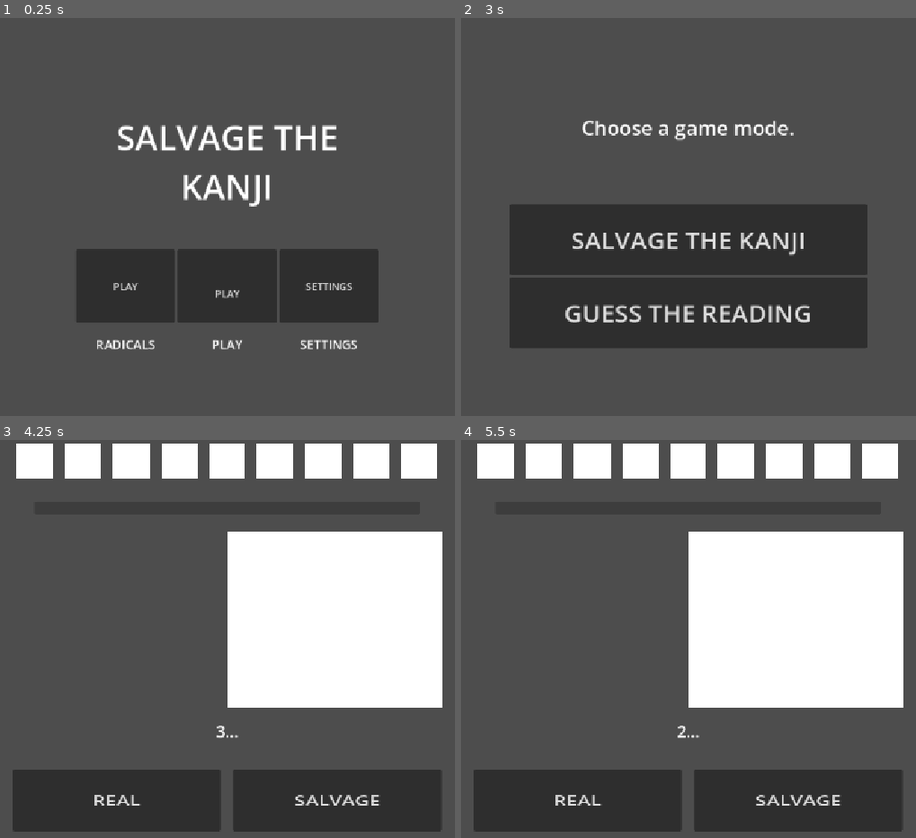
Above: before the commit, frames 1-4 (two rows, left to right).
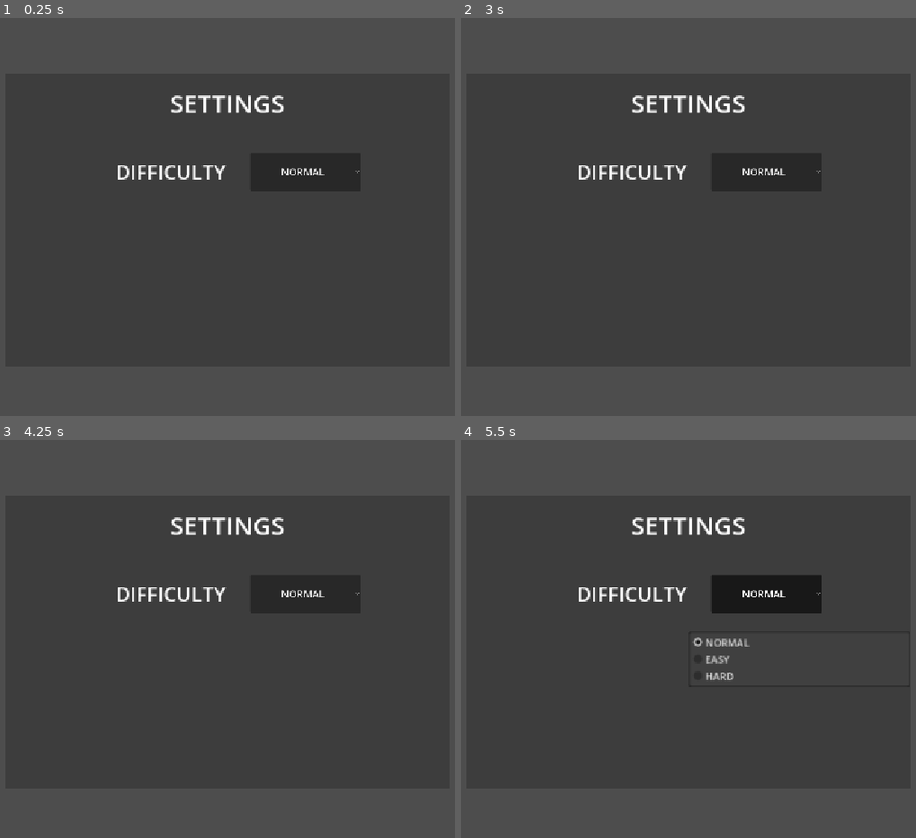
Above: after the commit, the same moments.

Repository: LeYohan-rgb/salvage_the_kanji
Game: Godot game, scene res://Scenes/initial_screen.tscn
Same seed, same stepped clock (60 frames per second), same inputs: the game is played once before the commit and once after it.
Inputs (mouse positions are in pixels of both pictures, inside the frame that each line leads up to):
- Up to frame 1 (0.25 s): no input
- Up to frame 2 (3 s): click "SETTINGS" at 0.5 s; click "PLAY" at 1.25 s; click "PLAY" at 2 s; click "PLAY" at 2.75 s
- Up to frame 3 (4.25 s): click (227, 662) at 3.5 s, where only the run before the commit has a clickable "SALVAGE THE KANJI"
- Up to frame 4 (5.5 s): click (688, 706) at 4.25 s, where only the run after the commit has a clickable "PLAY"; click (797, 595) at 5 s, where only the run after the commit has a clickable "NORMAL"

The runs differ from the first frame. In frame 1, 6.1% of the frame differs, in the area x 21-80%, y 19-84%; in frame 2, 6.2%; in frame 3, 38%, in the area x 2-98%, y 0-99%; in frame 4, 38%.

Commit message:
Added settings menu

Diff:
--- a/Scenes/initial_screen.tscn
+++ b/Scenes/initial_screen.tscn
@@ -133,4 +133,99 @@
 layout_mode = 2
 size_flags_horizontal = 3
 
+[node name="Control" type="Control" parent="." unique_id=909876103]
+layout_mode = 1
+anchors_preset = 8
+anchor_left = 0.5
+anchor_top = 0.5
+anchor_right = 0.5
+anchor_bottom = 0.5
+offset_left = -355.75
+offset_top = -234.0
+offset_right = 355.75
+offset_bottom = 234.0
+grow_horizontal = 2
+grow_vertical = 2
+
+[node name="ColorRect" type="ColorRect" parent="Control" unique_id=618512681]
+layout_mode = 1
+anchors_preset = 15
+anchor_right = 1.0
+anchor_bottom = 1.0
+grow_horizontal = 2
+grow_vertical = 2
+color = Color(0.24115604, 0.24115604, 0.24115604, 1)
+
+[node name="VBoxContainer" type="VBoxContainer" parent="Control" unique_id=1416525328]
+layout_mode = 1
+anchors_preset = 15
+anchor_right = 1.0
+anchor_bottom = 1.0
+grow_horizontal = 2
+grow_vertical = 2
+
+[node name="Control" type="Control" parent="Control/VBoxContainer" unique_id=1716874955]
+layout_mode = 2
+size_flags_vertical = 3
+
+[node name="Label" type="Label" parent="Control/VBoxContainer/Control" unique_id=387238681]
+layout_mode = 1
+anchors_preset = 8
+anchor_left = 0.5
+anchor_top = 0.5
+anchor_right = 0.5
+anchor_bottom = 0.5
+offset_left = -63.0
+offset_top = -11.5
+offset_right = 63.0
+offset_bottom = 11.5
+grow_horizontal = 2
+grow_vertical = 2
+theme_override_font_sizes/font_size = 40
+text = "SETTINGS"
+
+[node name="settings" type="VBoxContainer" parent="Control/VBoxContainer" unique_id=1853491133]
+layout_mode = 2
+size_flags_vertical = 3
+size_flags_stretch_ratio = 4.0
+
+[node name="difficulty_container" type="HBoxContainer" parent="Control/VBoxContainer/settings" unique_id=643305515]
+layout_mode = 2
+size_flags_vertical = 3
+
+[node name="Label" type="Label" parent="Control/VBoxContainer/settings/difficulty_container" unique_id=955672434]
+layout_mode = 2
+size_flags_horizontal = 3
+theme_override_font_sizes/font_size = 32
+text = "DIFFICULTY"
+horizontal_alignment = 2
+vertical_alignment = 1
+
+[node name="OptionButton" type="OptionButton" parent="Control/VBoxContainer/settings/difficulty_container" unique_id=692101824]
+layout_mode = 2
+size_flags_horizontal = 3
+offset_transform_enabled = true
+offset_transform_scale = Vector2(0.5, 0.5)
+offset_transform_pivot_ratio = Vector2(0.2, 0.5)
+theme_override_font_sizes/font_size = 32
+alignment = 1
+selected = 0
+item_count = 3
+popup/item_0/text = "NORMAL"
+popup/item_0/id = 0
+popup/item_1/text = "EASY"
+popup/item_1/id = 1
+popup/item_2/text = "HARD"
+popup/item_2/id = 2
+
+[node name="HBoxContainer2" type="HBoxContainer" parent="Control/VBoxContainer/settings" unique_id=610496497]
+layout_mode = 2
+size_flags_vertical = 3
+
+[node name="HBoxContainer3" type="HBoxContainer" parent="Control/VBoxContainer/settings" unique_id=389364816]
+layout_mode = 2
+size_flags_vertical = 3
+
 [connection signal="pressed" from="main_container/VBoxContainer/button_container/VBoxContainer/btn_container/play_btn" to="." method="_on_play_btn_pressed"]
+[connection signal="pressed" from="main_container/VBoxContainer/button_container/VBoxContainer/btn_container/settings_btn" to="." method="_on_settings_btn_pressed"]
+[connection signal="item_selected" from="Control/VBoxContainer/settings/difficulty_container/OptionButton" to="." method="_on_option_button_item_selected"]
--- a/Scripts/global.gd
+++ b/Scripts/global.gd
@@ -1,5 +1,7 @@
 extends Node
 
+#0 normal, 1 easy, 2 hard
+var game_mode : int = 0
 
 var kanji : Dictionary = {
 	1: {
--- a/Scripts/initial_screen.gd
+++ b/Scripts/initial_screen.gd
@@ -13,3 +13,12 @@
 
 func _on_play_btn_pressed() -> void:
 	get_tree().change_scene_to_file("res://Scenes/playing_menu.tscn")
+
+
+func _on_settings_btn_pressed() -> void:
+	pass # Replace with function body.
+
+
+func _on_option_button_item_selected(index: int) -> void:
+	Global.game_mode = index
+	print(index)
--- a/Scripts/salvage_arena.gd
+++ b/Scripts/salvage_arena.gd
@@ -21,3 +21,9 @@
 	message_lbl.text = "START!"
 	await get_tree().create_timer(1.0).timeout
 	message_lbl.text = "..."
+
+	#This is to set up all the logistics behind the kanji and all
+	kanji_config()
+
+func kanji_config():
+	pass
